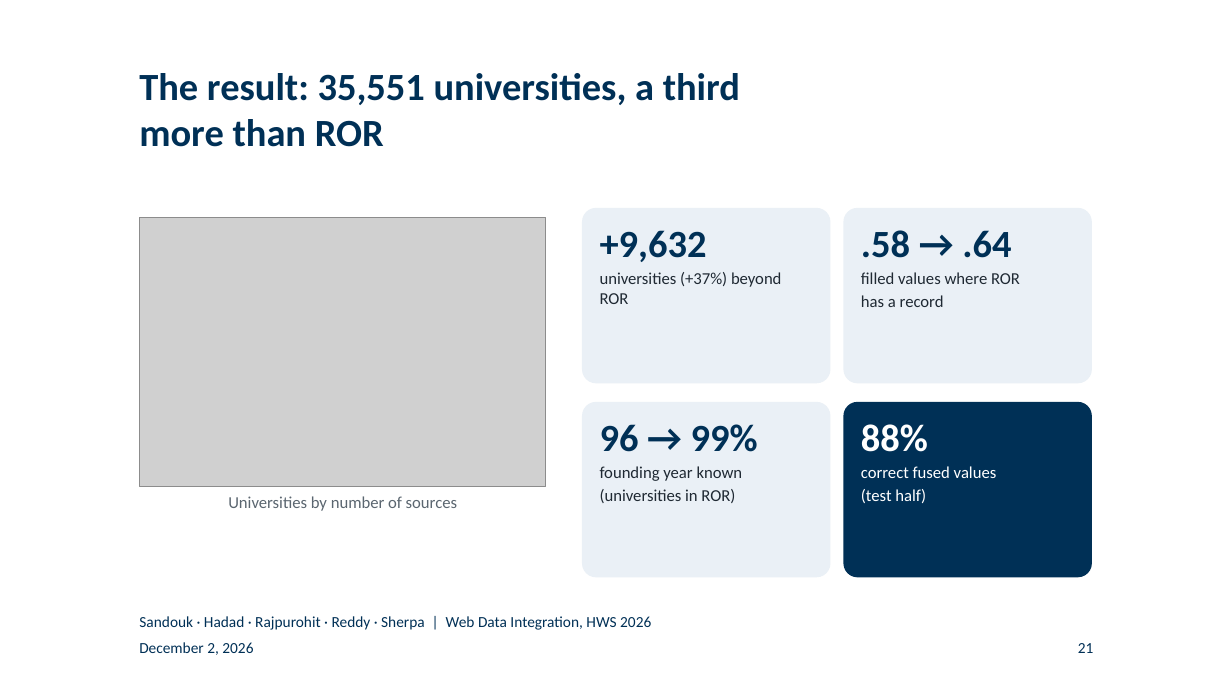
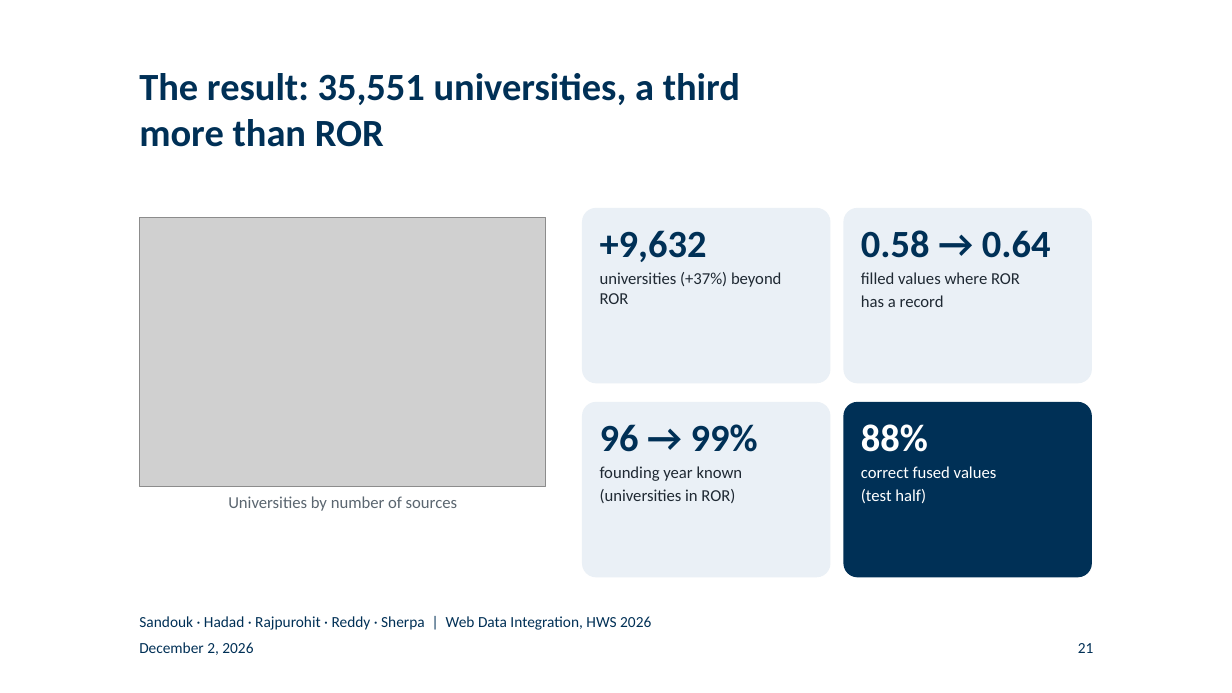
Before and after one commit to BlackSamuron0305/Web-Data-Integration-Project-HWS2026, a slide deck: slide 21 of submission/final-presentation/final_presentation.pptx. Drawn at 1232x693 pixels with LibreOffice and Linux fonts; fonts in the diff are those of the drawing; grey boxes stand for pictures; background and template pictures are left out. Boxes give left, top, right and bottom in pixels: in the first picture for what was removed or moved away, otherwise in the second. Text is boxed around its words. In the diff, an @@ line names an element or a change of style, - is before the commit and + after.

```diff
--- a/submission/final-presentation/final_presentation.pptx
+++ b/submission/final-presentation/final_presentation.pptx
@@ text at box(861, 230, 1051, 258): text changed @@
-.58 → .64
+0.58 → 0.64
```
Also in this commit, not shown: 8 other slides changed, 3 other files.
